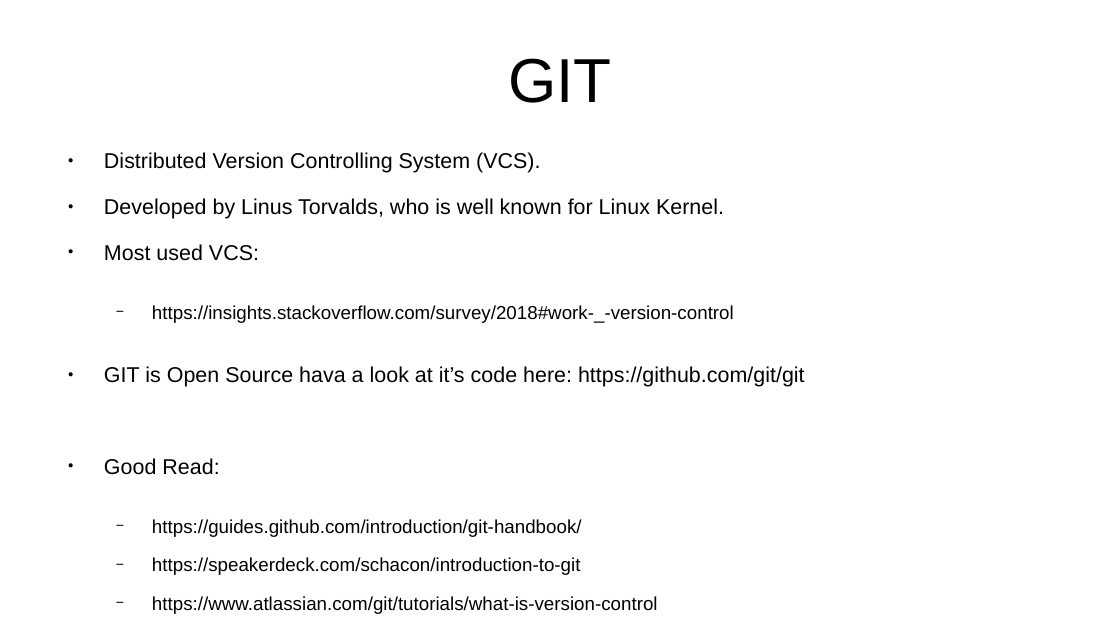
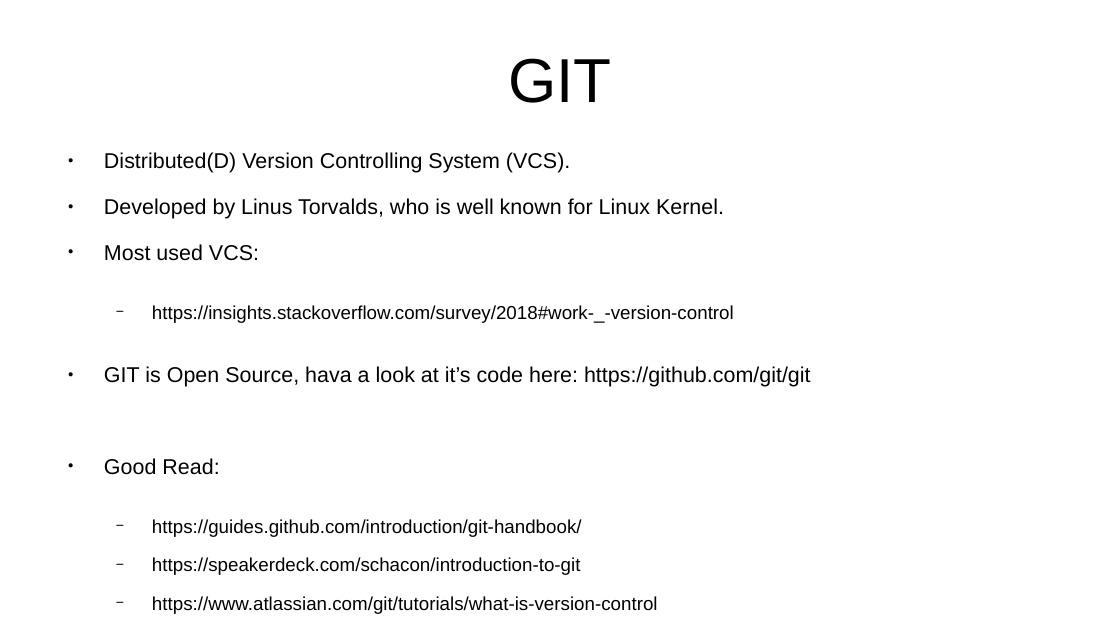
Before and after one commit to rajeshchauhan23102008/documents, a slide deck: slide 12 of src/courses/Javascript - No Theme.odp (slide 10 before the commit). Drawn at 1120x630 pixels with LibreOffice and Linux fonts; fonts in the diff are those of the drawing. Boxes give left, top, right and bottom in pixels: in the first picture for what was removed or moved away, otherwise in the second. Text is boxed around its words. In the diff, an @@ line names an element or a change of style, - is before the commit and + after.

```diff
--- a/src/courses/Javascript - No Theme.odp
+++ b/src/courses/Javascript - No Theme.odp
@@ text at box(104, 152, 570, 173): text changed @@
-● Distributed Version Controlling System (VCS).
+● Distributed(D) Version Controlling System (VCS).
@@ text at box(104, 366, 811, 387): text changed @@
-● GIT is Open Source hava a look at it’s code here: https://github.com/git/git
+● GIT is Open Source, hava a look at it’s code here: https://github.com/git/git
```
Also in this commit, not shown: 3 other slides changed, 6 slides added, 6 other files.
